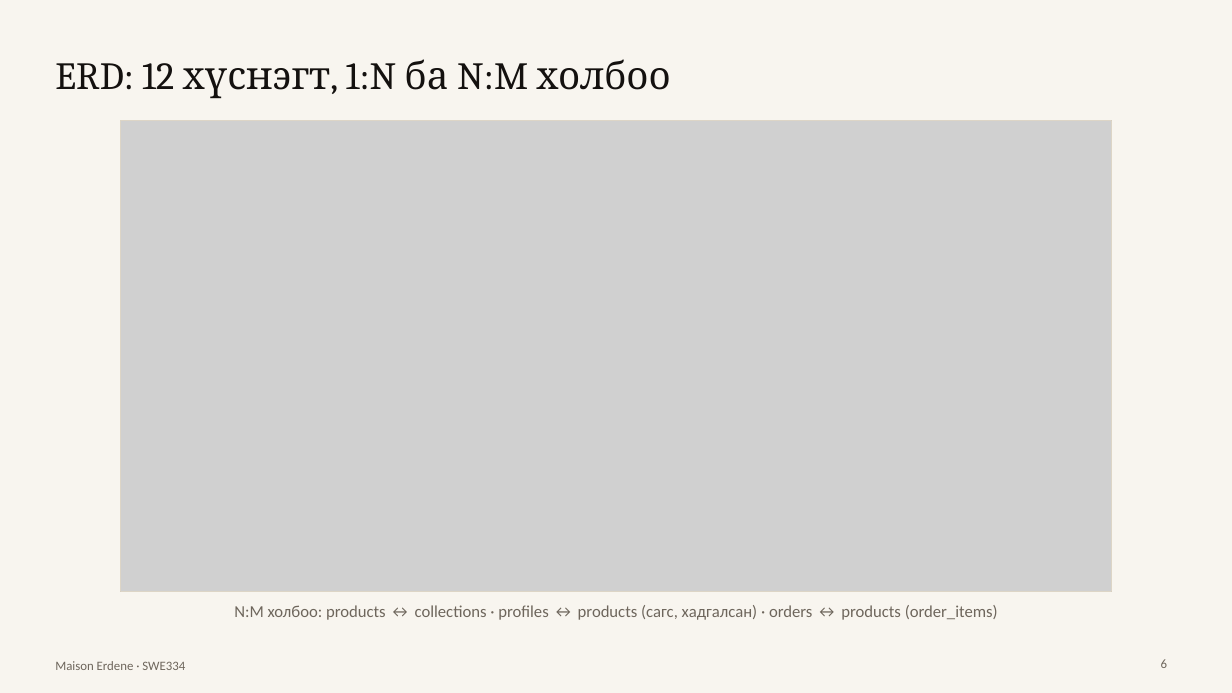
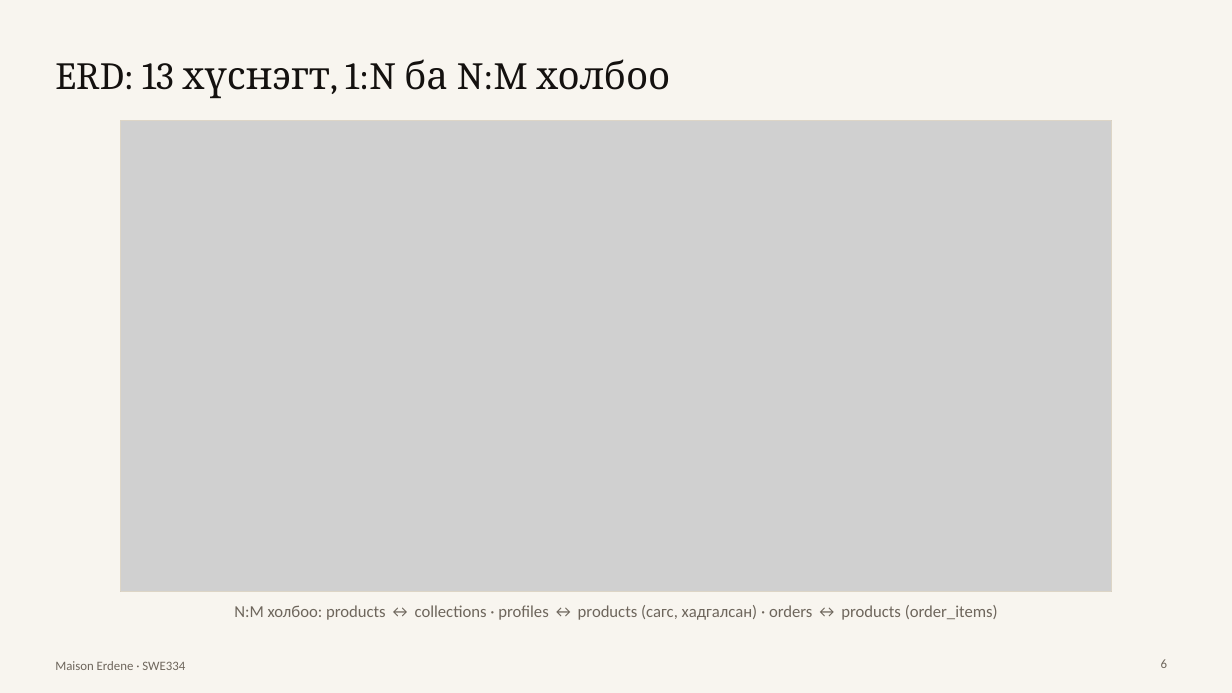
Before and after one commit to bilguunbbe1-cmyk/maison-erdene, a slide deck: slide 6 of docs/presentation/Maison_Erdene_Hamgaalalt1.pptx. Drawn at 1232x693 pixels with LibreOffice and Linux fonts; fonts in the diff are those of the drawing; grey boxes stand for pictures. Boxes give left, top, right and bottom in pixels: in the first picture for what was removed or moved away, otherwise in the second. Text is boxed around its words. In the diff, an @@ line names an element or a change of style, - is before the commit and + after.

```diff
--- a/docs/presentation/Maison_Erdene_Hamgaalalt1.pptx
+++ b/docs/presentation/Maison_Erdene_Hamgaalalt1.pptx
@@ title at (55, 59, 670, 99): text changed @@
-ERD: 12 хүснэгт, 1:N ба N:M холбоо
+ERD: 13 хүснэгт, 1:N ба N:M холбоо
```
Also in this commit, not shown: 3 other slides changed, 1 other file.
